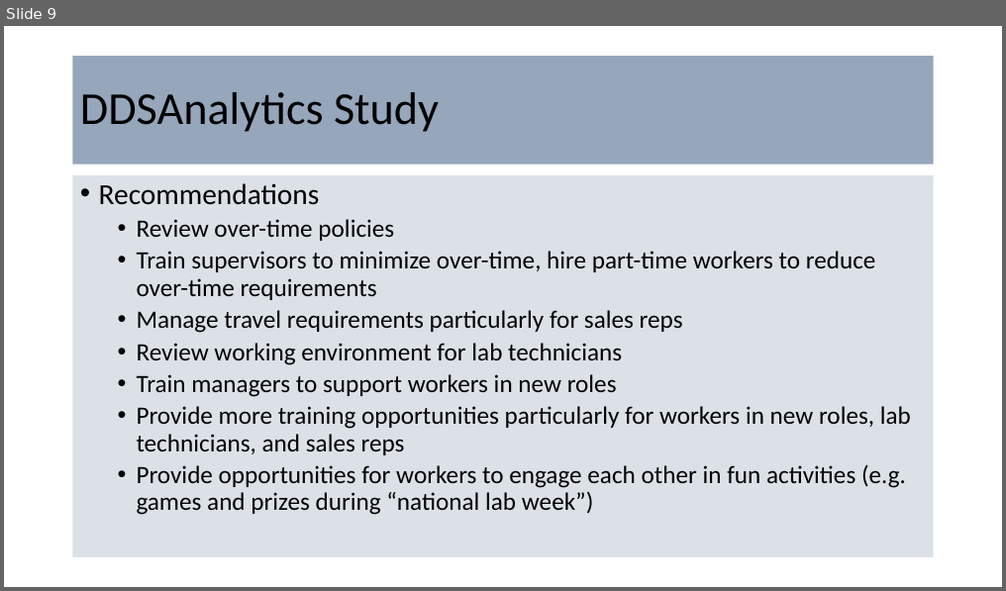
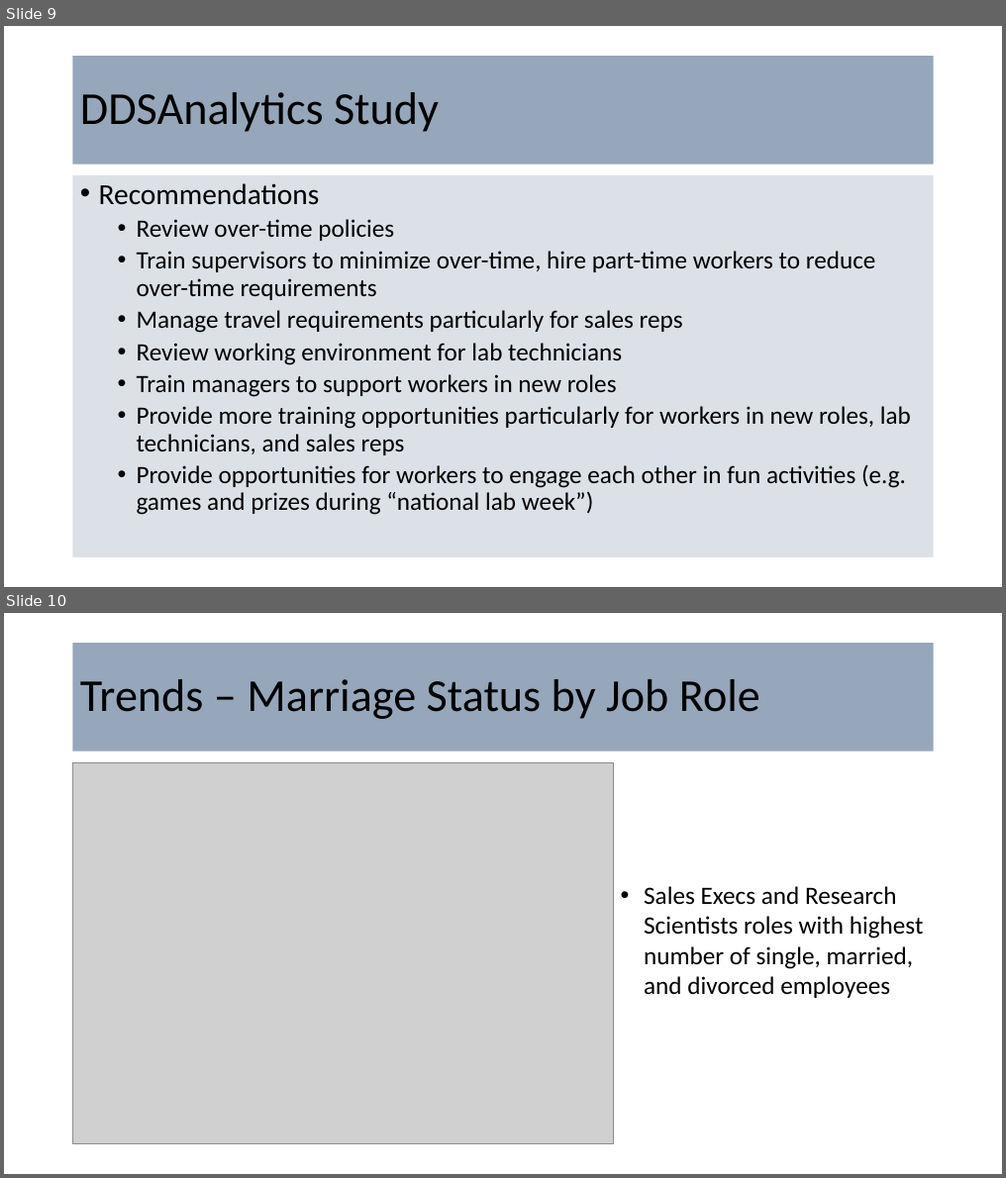
Before and after one commit to holdwork/CaseStudy_2, a slide deck: CaseStudy2V2.pptx. Shown one above the other, each under a label of ours: slide 9 before the commit, slides 9 and 10 after it. The pictures are 1006x591 and 1006x1178 pixels, drawn with LibreOffice and Linux fonts; fonts in the diff are those of the drawing; grey boxes stand for pictures; background and template pictures are left out. Boxes give left, top, right and bottom in pixels: in the first picture for what was removed or moved away, otherwise in the second. Text is boxed around its words. In the diff, an @@ line names an element or a change of style, - is before the commit and + after.

Commit message:
added trends analysis

```diff
--- a/CaseStudy2V2.pptx
+++ b/CaseStudy2V2.pptx
@@ slide 10 added at (4,613,1002,1174), background picture (left out) @@
@@ title added at (73,643,934,752), fill #8497B0 at 85% opacity, 44 pt, text #000000 @@
+Trends – Marriage Status by Job Role
@@ picture added at (73,762,614,1145) @@
@@ text added at (644,886,924,998), 24 pt, text #000000 @@
+• Sales Execs and Research Scientists roles with highest number of single, married, and divorced employees
```
Also in this commit, not shown: 6 other slides added.
